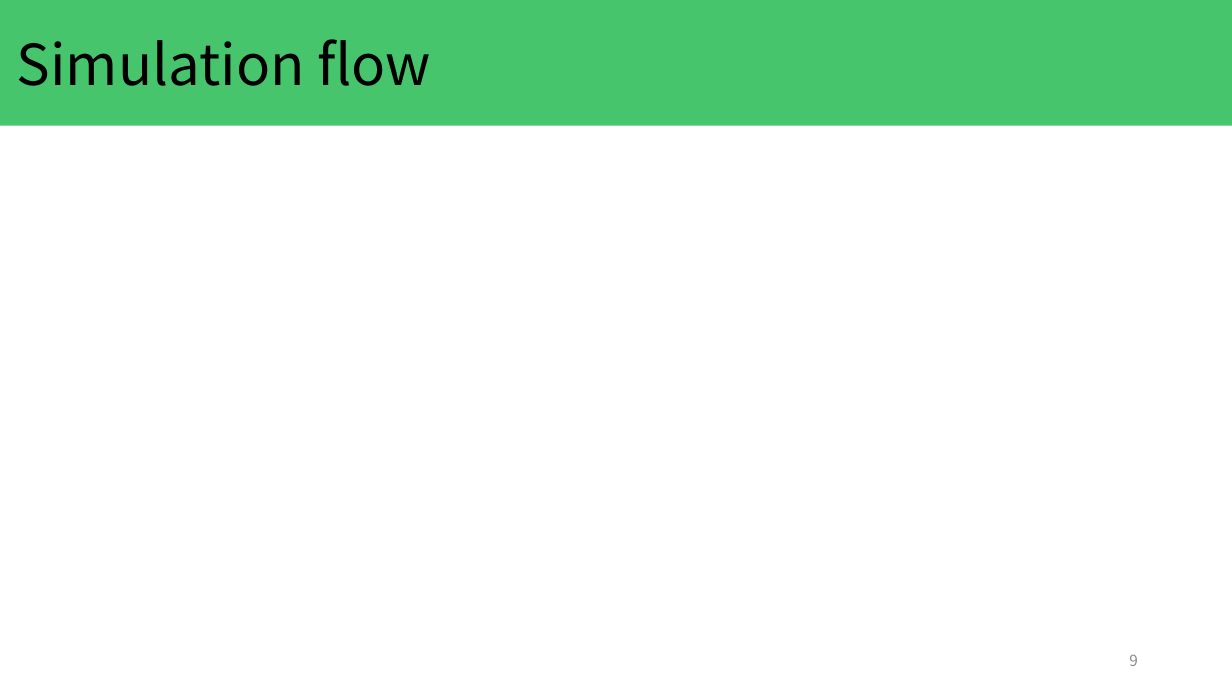
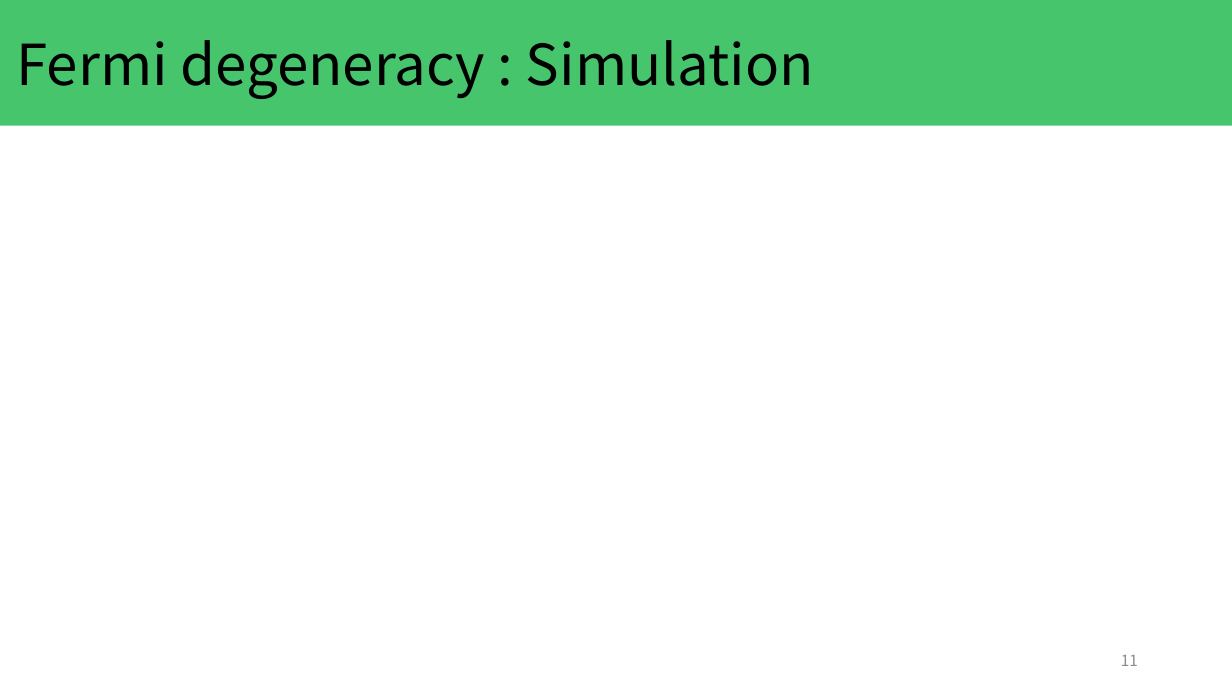
Before and after one commit to KeitoKubo/MonteCarlo-simulation-with-Fermi-degeneracy, a slide deck: slide 11 of presentation/kubo_20231129.pptx (slide 9 before the commit). Drawn at 1232x693 pixels with LibreOffice and Linux fonts; fonts in the diff are those of the drawing. Boxes give left, top, right and bottom in pixels: in the first picture for what was removed or moved away, otherwise in the second. Text is boxed around its words. In the diff, an @@ line names an element or a change of style, - is before the commit and + after.

```diff
--- a/presentation/kubo_20231129.pptx
+++ b/presentation/kubo_20231129.pptx
@@ title at [17,40,814,99]: text changed @@
-Simulation flow
+Fermi degeneracy : Simulation
@@ page number at [1121,655,1138,666]: text changed @@
-9
+11
```
Also in this commit, not shown: 3 other slides changed, 3 slides added, 1 slide removed.
